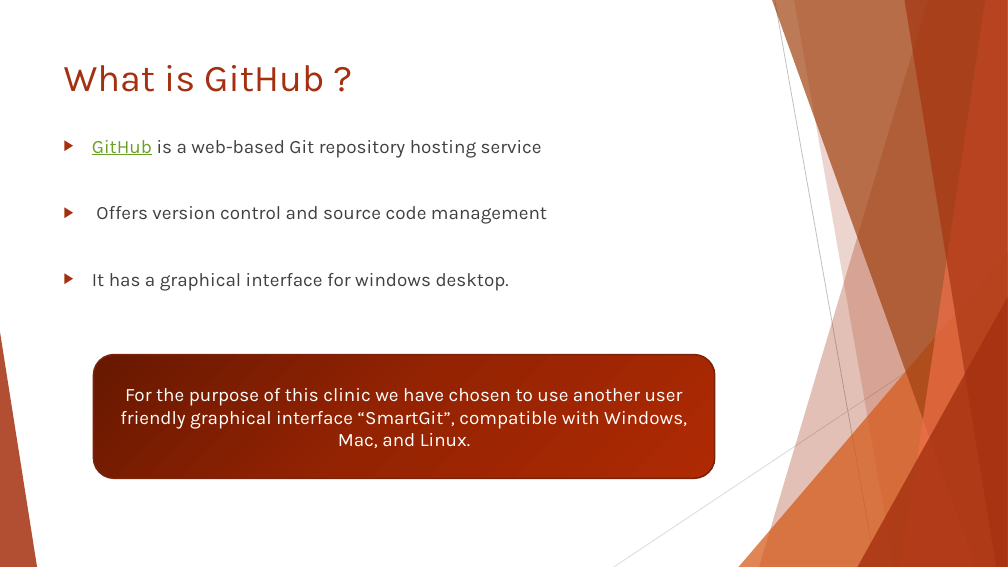
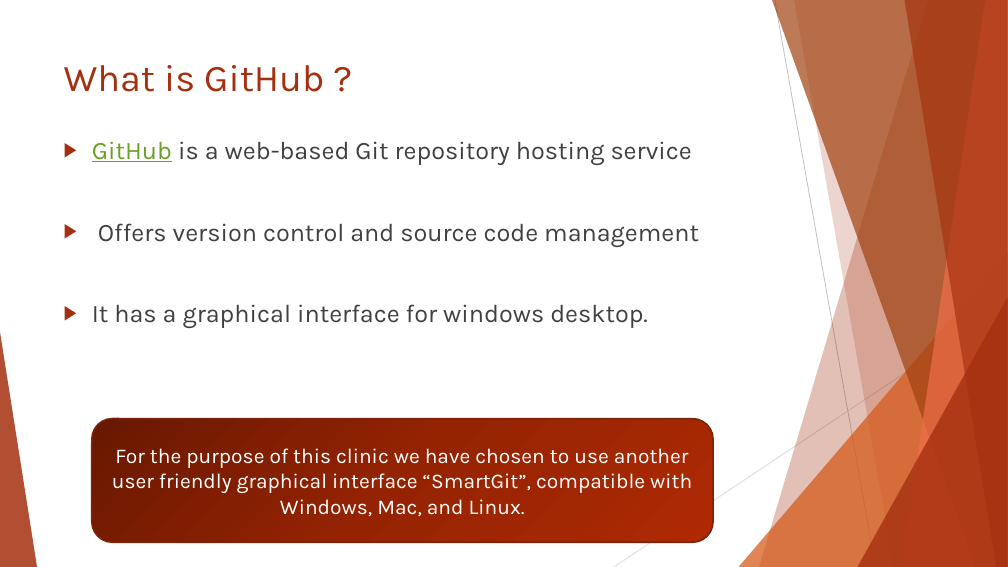
Before and after one commit to ICI3D/Sandbox, a slide deck: slide 3 of IntroToGitHub&SmartGit-v3.1.pptx. Drawn at 1008x567 pixels with LibreOffice and Linux fonts; fonts in the diff are those of the drawing. Boxes give left, top, right and bottom in pixels: in the first picture for what was removed or moved away, otherwise in the second. Text is boxed around its words. In the diff, an @@ line names an element or a change of style, - is before the commit and + after.

```diff
--- a/IntroToGitHub&SmartGit-v3.1.pptx
+++ b/IntroToGitHub&SmartGit-v3.1.pptx
@@ text "GitHub is a web-based Git ..." at [92,141,699,328]: size 18 to 24 pt @@
@@ rounded rectangle "For the purpose of this ...": place and size @@
-rounded rectangle "For the purpose of this ..." at [94,355,715,479]
+rounded rectangle "For the purpose of this ..." at [91,419,713,543]
@@ rounded rectangle "For the purpose of this ..." at [91,419,713,543]: size 18 to 20 pt @@
```
Also in this commit, not shown: 6 other slides changed, 6 slides added, 3 slides removed, 1 other file.
